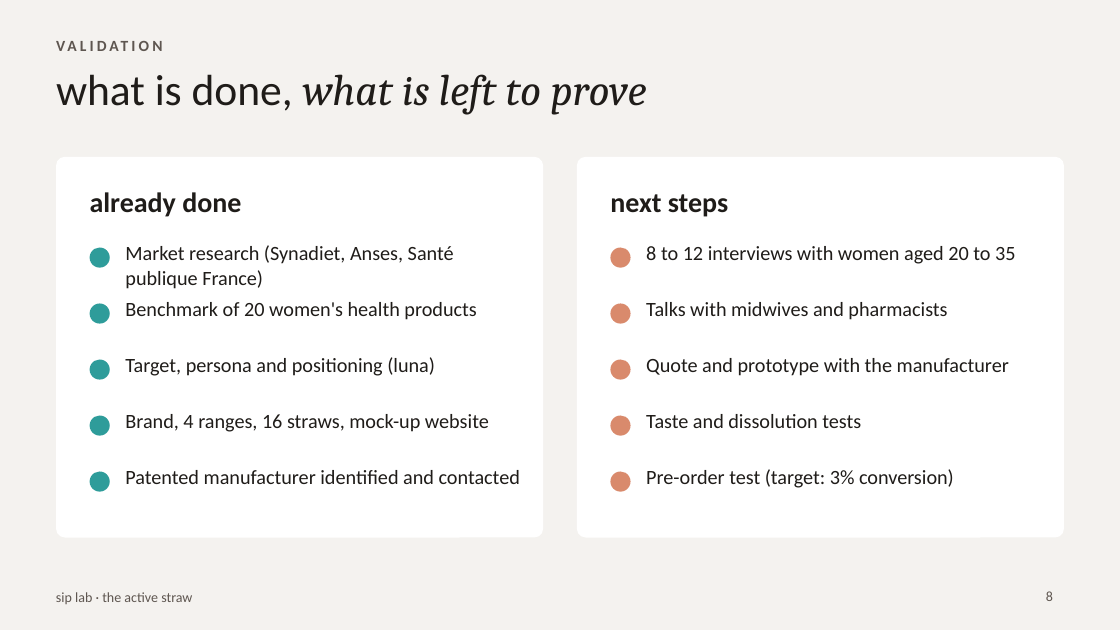
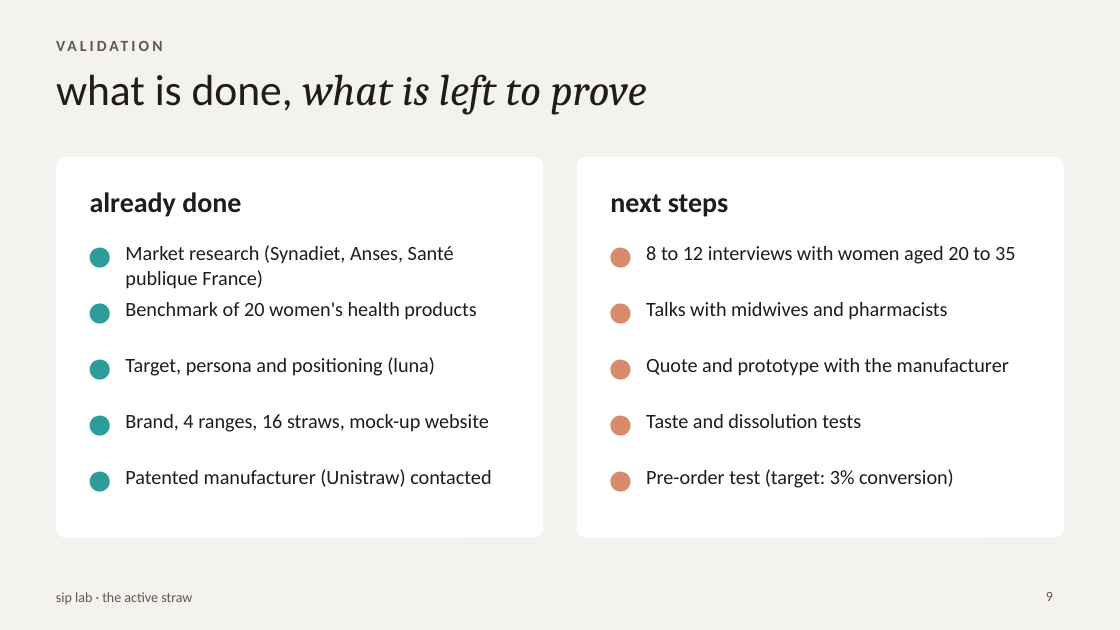
Before and after one commit to nisrine-max/mon-sitee, a slide deck: slide 9 of Dossier_sip_lab/10_Pitchs_et_presentations/Investor_Pitch_sip_lab.pptx (slide 8 before the commit). Drawn at 1120x630 pixels with LibreOffice and Linux fonts; fonts in the diff are those of the drawing. Boxes give left, top, right and bottom in pixels: in the first picture for what was removed or moved away, otherwise in the second. Text is boxed around its words. In the diff, an @@ line names an element or a change of style, - is before the commit and + after.

```diff
--- a/Dossier_sip_lab/10_Pitchs_et_presentations/Investor_Pitch_sip_lab.pptx
+++ b/Dossier_sip_lab/10_Pitchs_et_presentations/Investor_Pitch_sip_lab.pptx
@@ text at (x1=125, y1=469, x2=491, y2=487): text changed @@
-Patented manufacturer identified and contacted
+Patented manufacturer (Unistraw) contacted
@@ page number at (x1=1046, y1=592, x2=1053, y2=601): text changed @@
-8
+9
```
Also in this commit, not shown: 6 other slides changed, 1 slide added, 1 other file.
